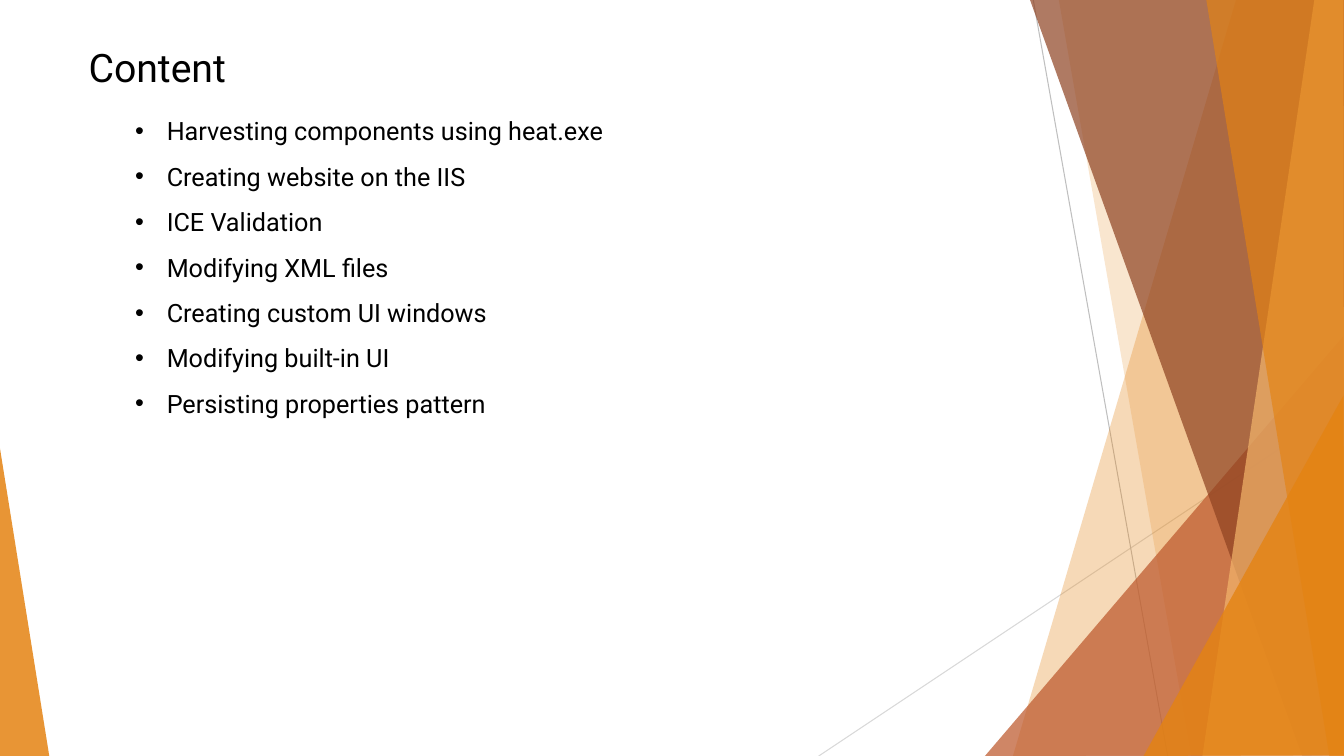
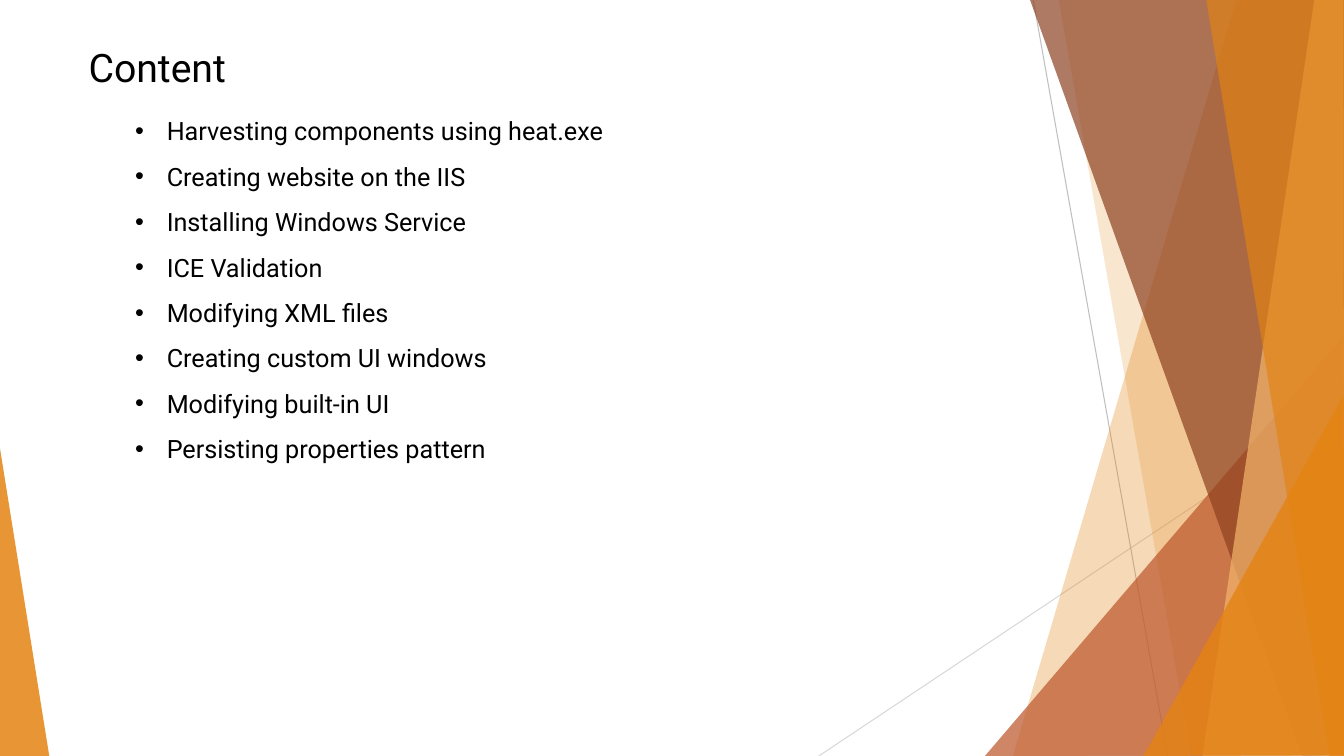
Before and after one commit to BinaryStudioAcademy/WixGettingStartedCourse, a slide deck: slide 3 of Part 3/WiX Part 3.pptx. Drawn at 1344x756 pixels with LibreOffice and Linux fonts; fonts in the diff are those of the drawing. Boxes give left, top, right and bottom in pixels: in the first picture for what was removed or moved away, otherwise in the second. Text is boxed around its words. In the diff, an @@ line names an element or a change of style, - is before the commit and + after.

```diff
--- a/Part 3/WiX Part 3.pptx
+++ b/Part 3/WiX Part 3.pptx
@@ text at [167, 212, 466, 237]: paragraph added @@
+• Installing Windows Service
```
Also in this commit, not shown: 3 slides added, 9 other files.
